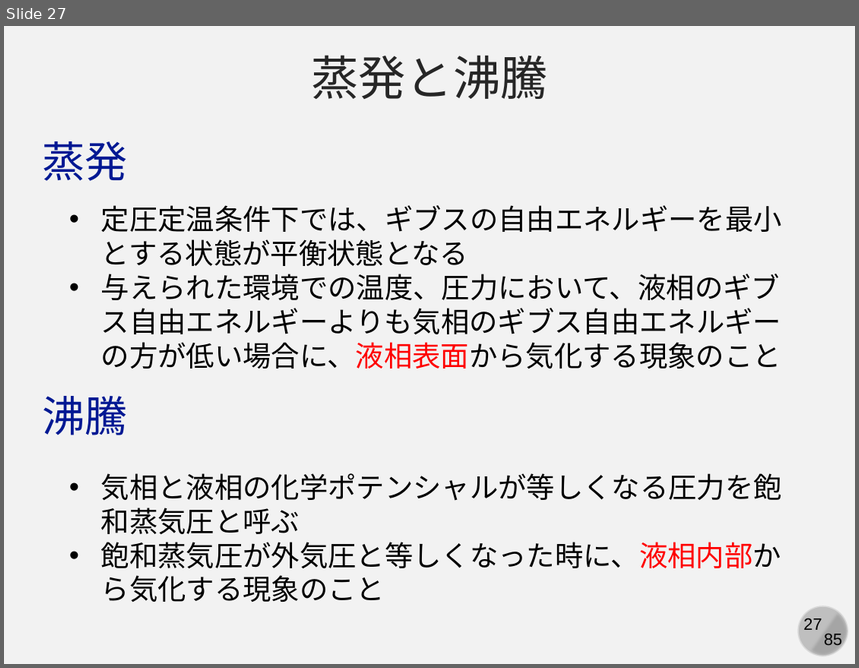
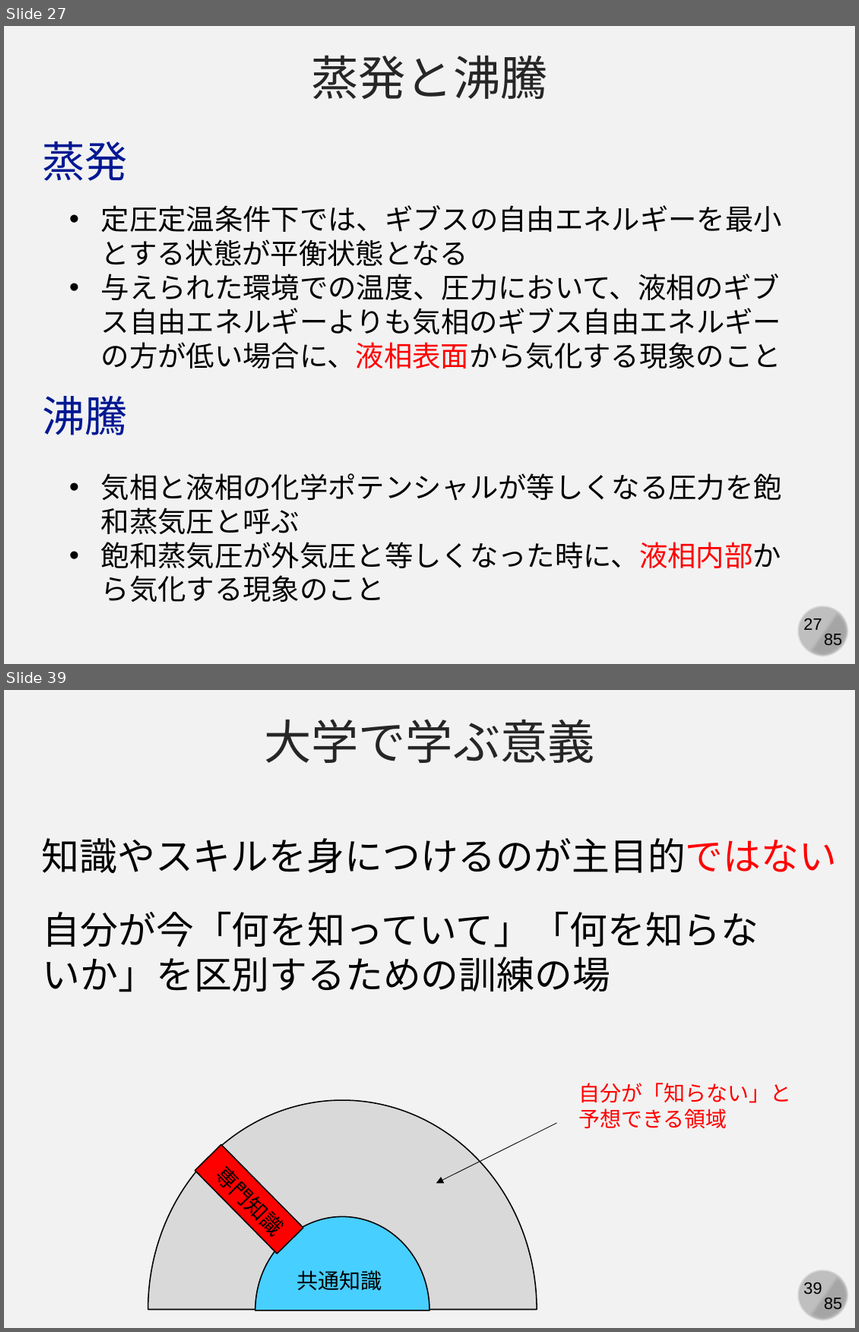
Before and after one commit to kaityo256/yamagata2022, a slide deck: 05_md_advanced/yamagata05.pptx. Shown one above the other, each under a label of ours: slide 27 before the commit, slides 27 and 39 after it; the slides between them are not shown. The pictures are 859x668 and 859x1332 pixels, drawn with LibreOffice and Linux fonts; fonts in the diff are those of the drawing. Boxes give left, top, right and bottom in pixels: in the first picture for what was removed or moved away, otherwise in the second. Text is boxed around its words. In the diff, an @@ line names an element or a change of style, - is before the commit and + after.

```diff
--- a/05_md_advanced/yamagata05.pptx
+++ b/05_md_advanced/yamagata05.pptx
@@ slide 39 added at <box>4,690,855,1328</box>, background #F2F2F2; not listed: 4 template elements that a slide beside it also shows @@
@@ text added at <box>264,719,595,763</box>, 40 pt, text #262626 @@
+大学で学ぶ意義
@@ text added at <box>42,838,837,873</box>, 32 pt, text #000000 @@
+知識やスキルを身につけるのが主目的ではない
@@ text added at <box>43,912,759,992</box>, 32 pt, text #000000 @@
+自分が今「何を知っていて」「何を知らないか」を区別するための訓練の場
@@ text added at <box>579,1083,791,1129</box>, 18 pt, text #FF0000 @@
+自分が「知らない」と
+予想できる領域
@@ pie slice (boxed as its full ellipse) added at <box>148,1100,537,1328</box>, fill #D9D9D9, outline #000000 1 pt @@
@@ rectangle added at <box>195,1145,303,1254</box>, fill #FF0000, outline #000000 1 pt @@
@@ arrow added from (557, 1123) to (436, 1184), #000000 0.5 pt @@
@@ text added at <box>208,1178,239,1192</box>, 18 pt, text #000000 @@
+専門知識
@@ pie slice (boxed as its full ellipse) added at <box>255,1217,430,1328</box>, fill #47CFFF, outline #000000 1 pt @@
@@ text added at <box>297,1271,382,1291</box>, 18 pt, text #000000 @@
+共通知識
```
Also in this commit, not shown: 14 other slides added.
